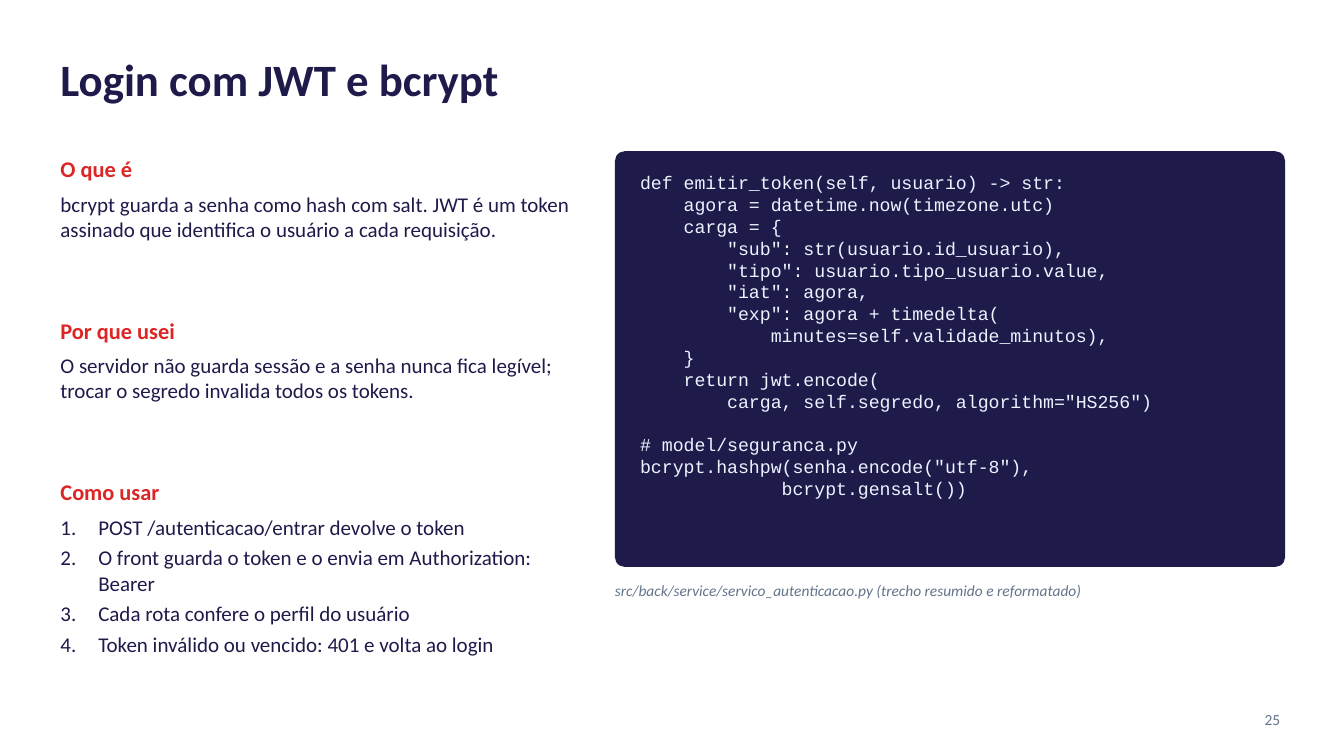
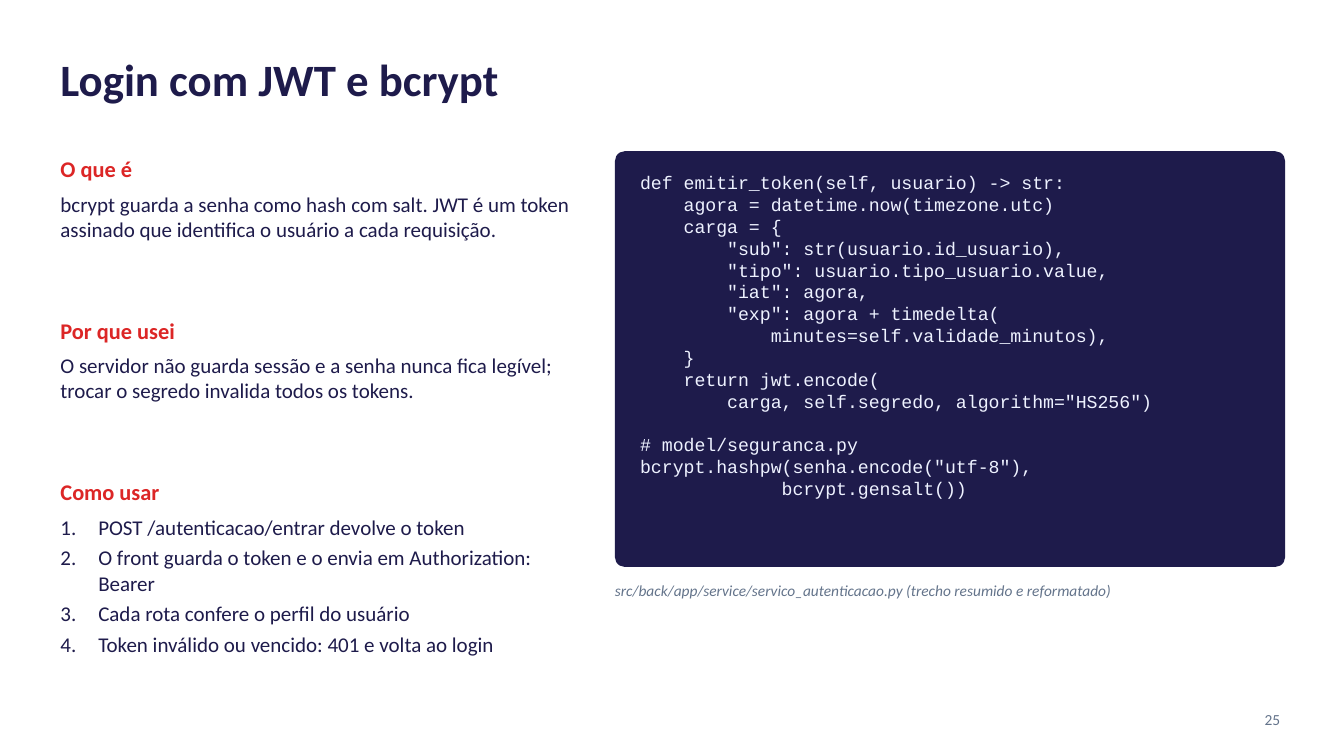
Before and after one commit to lucaslmchaves/sistema-moeda-estudantil, a slide deck: slide 25 of docs/apresentacao/Lab03S03-Apresentacao.pptx. Drawn at 1344x756 pixels with LibreOffice and Linux fonts; fonts in the diff are those of the drawing. Boxes give left, top, right and bottom in pixels: in the first picture for what was removed or moved away, otherwise in the second. Text is boxed around its words. In the diff, an @@ line names an element or a change of style, - is before the commit and + after.

```diff
--- a/docs/apresentacao/Lab03S03-Apresentacao.pptx
+++ b/docs/apresentacao/Lab03S03-Apresentacao.pptx
@@ text at (615, 585, 1111, 599): text changed @@
-src/back/service/servico_autenticacao.py (trecho resumido e reformatado)
+src/back/app/service/servico_autenticacao.py (trecho resumido e reformatado)
```
Also in this commit, not shown: 6 other slides changed, 2 other files.
